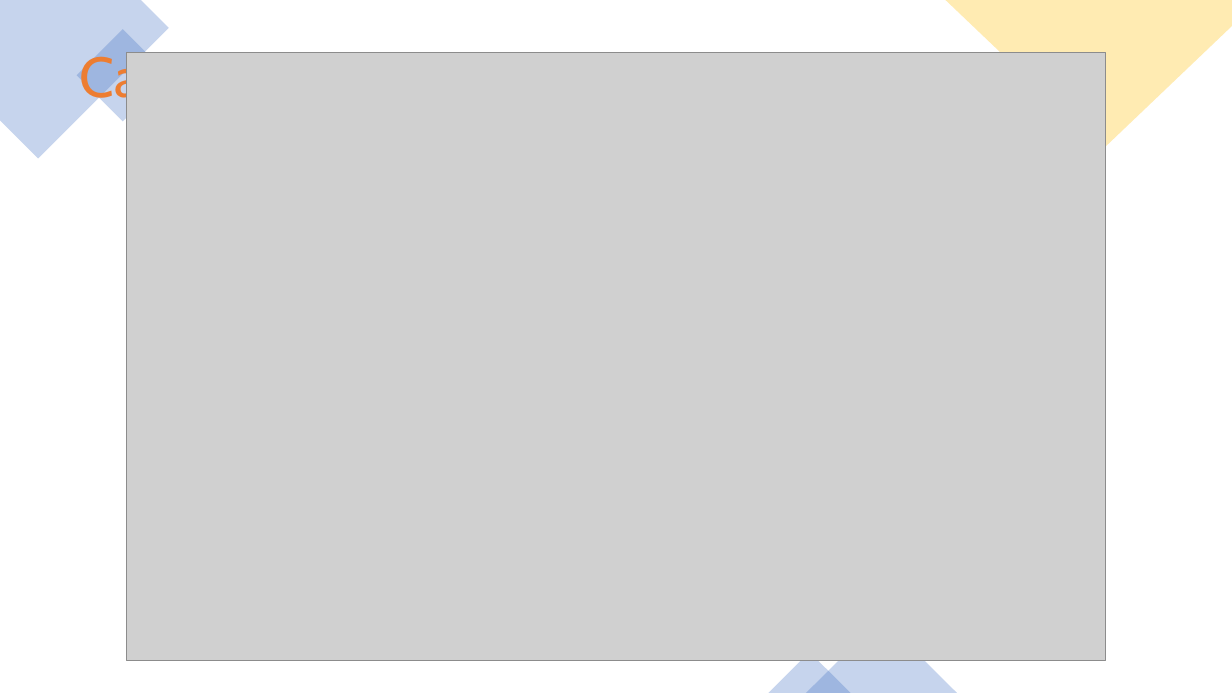
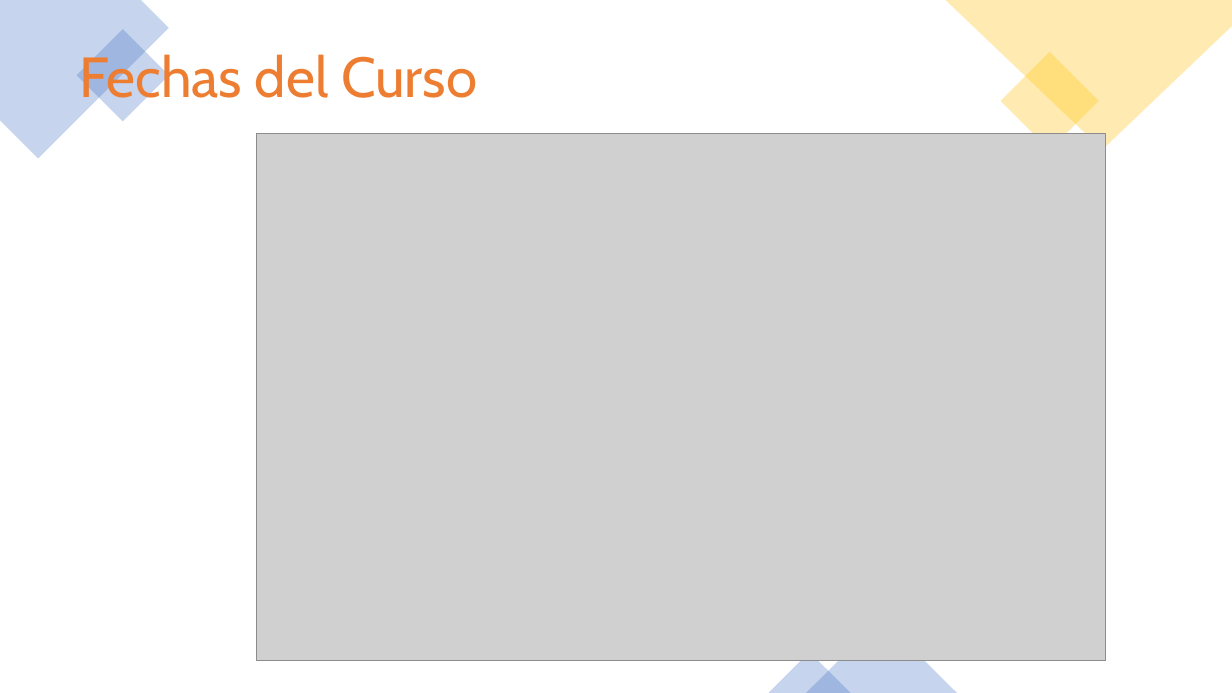
Before and after one commit to domingomery/imagenes, a slide deck: slide 10 of clases/Cap00_Lineas_Generales/program/IMG00_PresentationCurso.pptx. Drawn at 1232x693 pixels with LibreOffice and Linux fonts; fonts in the diff are those of the drawing; grey boxes stand for pictures. Boxes give left, top, right and bottom in pixels: in the first picture for what was removed or moved away, otherwise in the second. Text is boxed around its words. In the diff, an @@ line names an element or a change of style, - is before the commit and + after.

```diff
--- a/clases/Cap00_Lineas_Generales/program/IMG00_PresentationCurso.pptx
+++ b/clases/Cap00_Lineas_Generales/program/IMG00_PresentationCurso.pptx
@@ text at [80, 49, 477, 110]: text changed @@
-Calendario del Curso
+Fechas del Curso
@@ picture: place and size @@
-picture at [127, 53, 1106, 661]
+picture at [257, 134, 1106, 661]
```
Also in this commit, not shown: 1 slide added, 1 slide removed, 16 other files.
